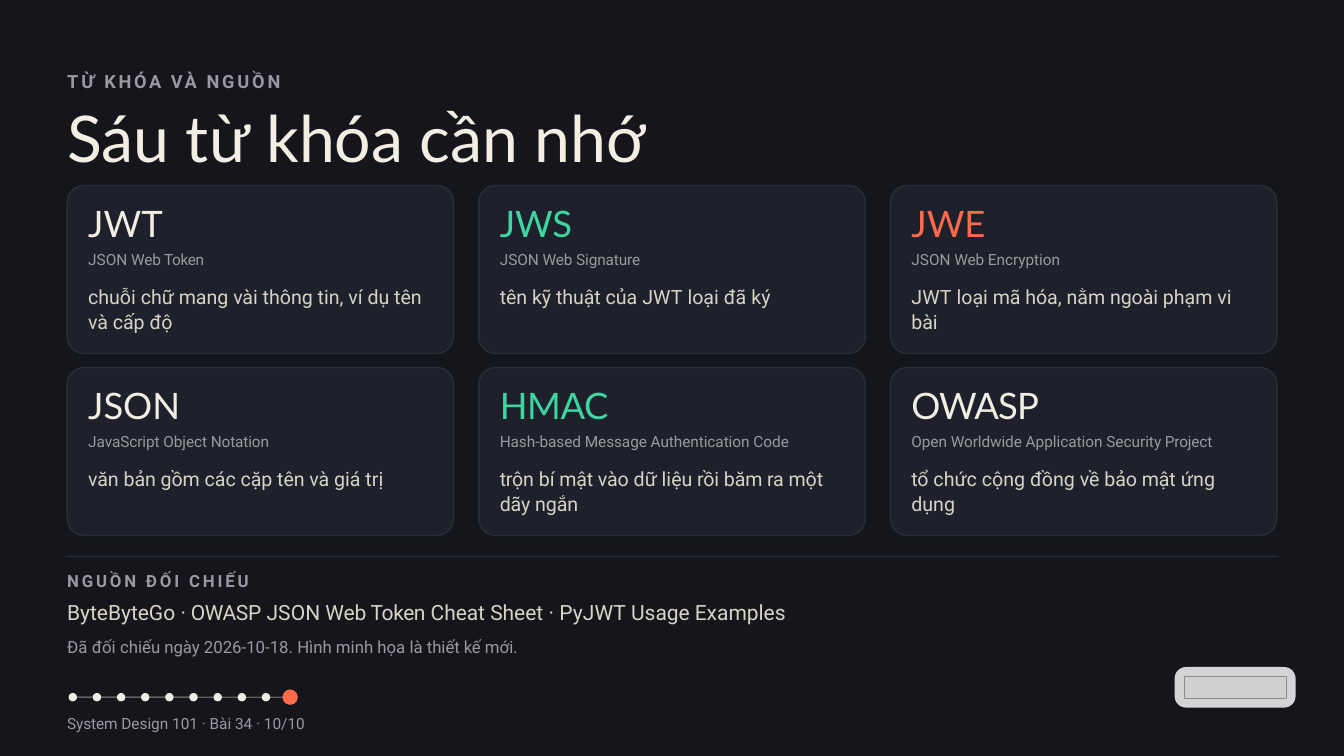
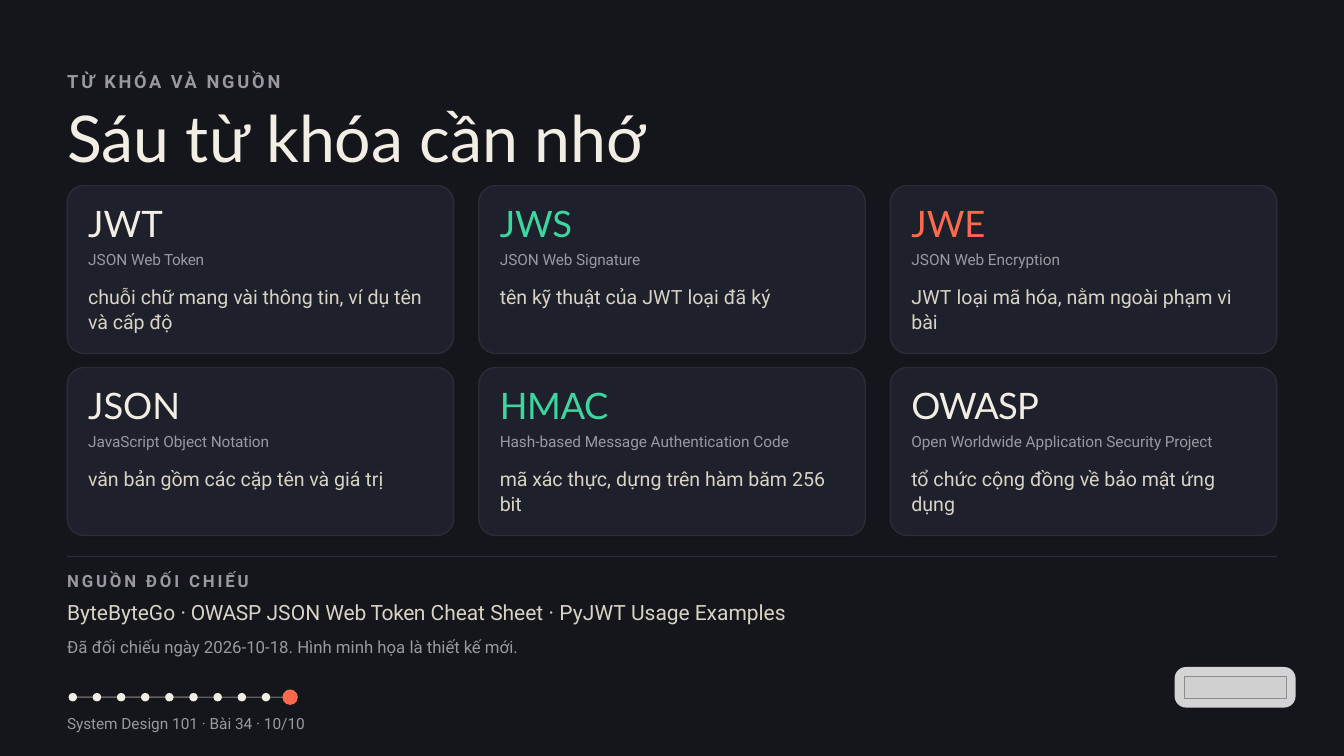
Before and after one commit to vohoailinh90/tool-marketing-studio, a slide deck: slide 10 of system-design-101/vi/lessons/sd-14-034/slides/sd-14-034.pptx. Drawn at 1344x756 pixels with LibreOffice and Linux fonts; fonts in the diff are those of the drawing; grey boxes stand for pictures. Boxes give left, top, right and bottom in pixels: in the first picture for what was removed or moved away, otherwise in the second. Text is boxed around its words. In the diff, an @@ line names an element or a change of style, - is before the commit and + after.

```diff
--- a/system-design-101/vi/lessons/sd-14-034/slides/sd-14-034.pptx
+++ b/system-design-101/vi/lessons/sd-14-034/slides/sd-14-034.pptx
@@ text at (500, 471, 825, 511): text changed @@
-trộn bí mật vào dữ liệu rồi băm ra một dãy ngắn
+mã xác thực, dựng trên hàm băm 256 bit
```
Also in this commit, not shown: 1 other slide changed, 11 other files.
